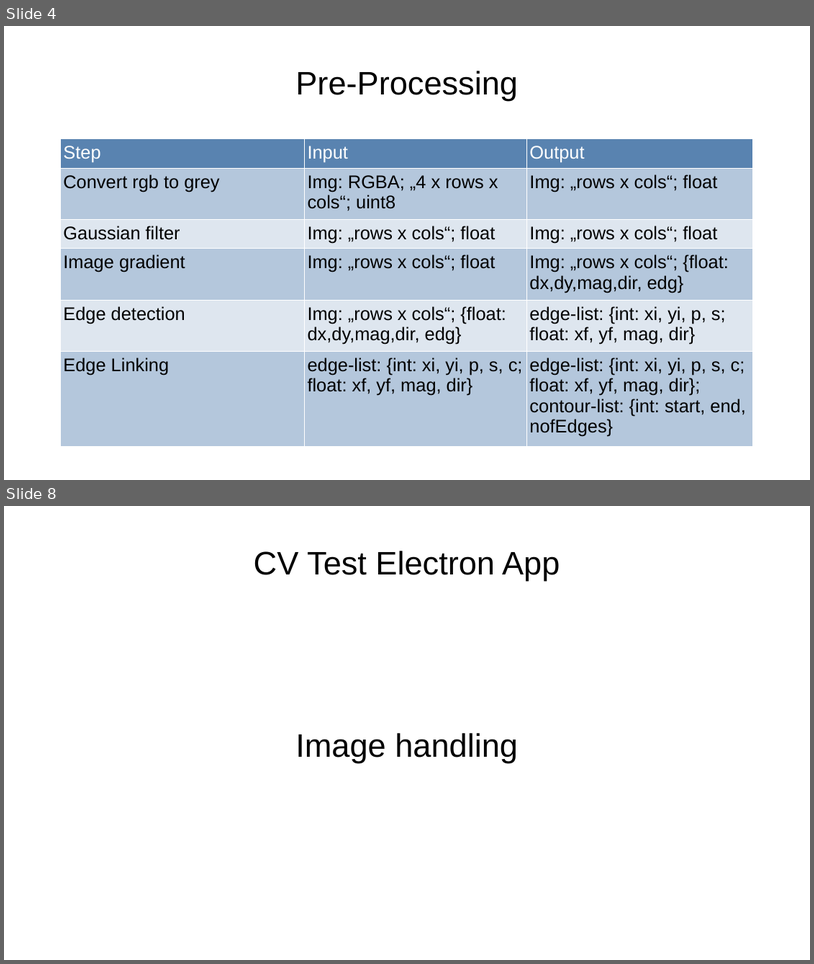
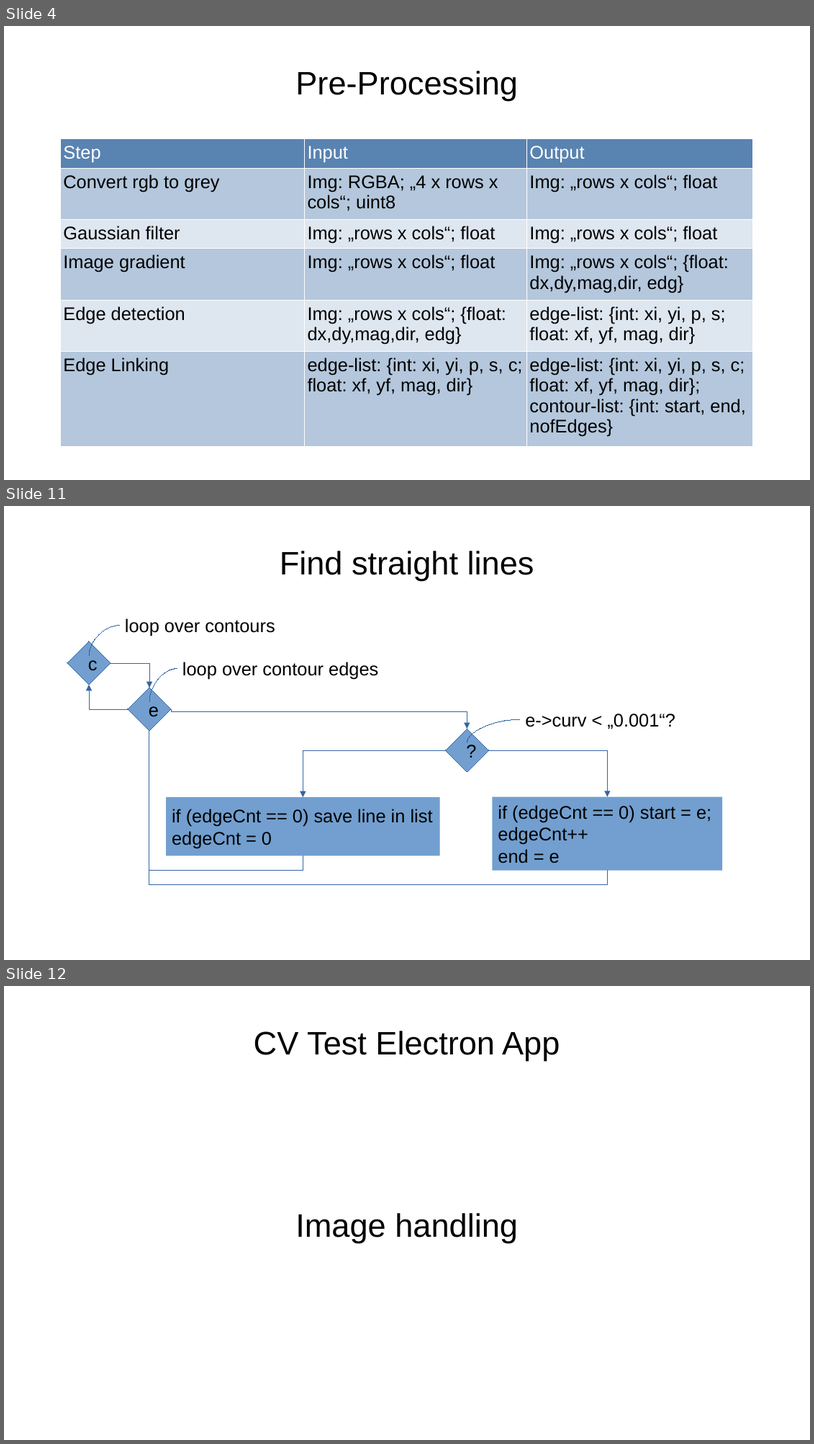
Before and after one commit to AxelTe/cvTestElectron, a slide deck: insides.odp. Shown one above the other, each under a label of ours: slides 4 and 8 before the commit, slides 4, 11 and 12 after it; the slides between them are not shown. The pictures are 814x964 and 814x1444 pixels, drawn with LibreOffice and Linux fonts; fonts in the diff are those of the drawing. Boxes give left, top, right and bottom in pixels: in the first picture for what was removed or moved away, otherwise in the second. Text is boxed around its words. In the diff, an @@ line names an element or a change of style, - is before the commit and + after.

Commit message:
line detection

```diff
--- a/insides.odp
+++ b/insides.odp
@@ slide 11 added at box(4, 506, 810, 960), background #FFFFFF @@
@@ title added at box(280, 551, 535, 581), 32 pt, text #000000 @@
+Find straight lines
@@ curved line added from (89, 656) to (120, 626), #3465A4 0 pt @@
@@ text added at box(125, 618, 275, 636), 18 pt, text #000000 @@
+loop over contours
@@ diamond added at box(67, 641, 111, 685), fill #729FCF, outline #3465A4 0 pt @@
@@ ellipse added at box(82, 656, 96, 671), fill #729FCF, outline #729FCF 0 pt, 18 pt, text #000000 @@
+c
@@ elbow arrow added from (111, 664) to (149, 687), #3465A4 0 pt @@
@@ curved line added from (149, 702) to (177, 669), #3465A4 0 pt @@
@@ text added at box(183, 662, 378, 680), 18 pt, text #000000 @@
+loop over contour edges
@@ elbow arrow added from (128, 710) to (89, 685), #3465A4 0 pt @@
@@ diamond added at box(128, 687, 171, 731), fill #729FCF, outline #3465A4 0 pt @@
@@ ellipse added at box(142, 702, 157, 717), fill #729FCF, outline #729FCF 0 pt, 18 pt, text #000000 @@
+e
@@ elbow arrow added from (171, 710) to (467, 728), #3465A4 0 pt @@
@@ curved line added from (467, 743) to (520, 720), #3465A4 0 pt @@
@@ text added at box(525, 713, 676, 729), 18 pt, text #000000 @@
+e->curv < „0.001“?
@@ elbow line added from (304, 856) to (149, 731), #3465A4 0 pt @@
@@ elbow line added from (607, 870) to (149, 731), #3465A4 0 pt @@
@@ diamond added at box(446, 728, 489, 772), fill #729FCF, outline #3465A4 0 pt @@
@@ ellipse added at box(460, 743, 475, 758), fill #729FCF, outline #729FCF 0 pt, 18 pt, text #000000 @@
+?
@@ elbow arrow added from (446, 750) to (304, 798), #3465A4 0 pt @@
@@ elbow arrow added from (489, 750) to (607, 796), #3465A4 0 pt @@
@@ rectangle added at box(167, 798, 441, 856), fill #729FCF, 18 pt, text #000000 @@
+if (edgeCnt == 0) save line in list
+edgeCnt = 0
@@ rectangle added at box(493, 796, 723, 870), fill #729FCF, 18 pt, text #000000 @@
+if (edgeCnt == 0) start = e;
+edgeCnt++
+end = e
@@ what was slide 8 is now slide 12 @@
```
Also in this commit, not shown: 9 slides changed, 3 other slides added, 12 other files.
